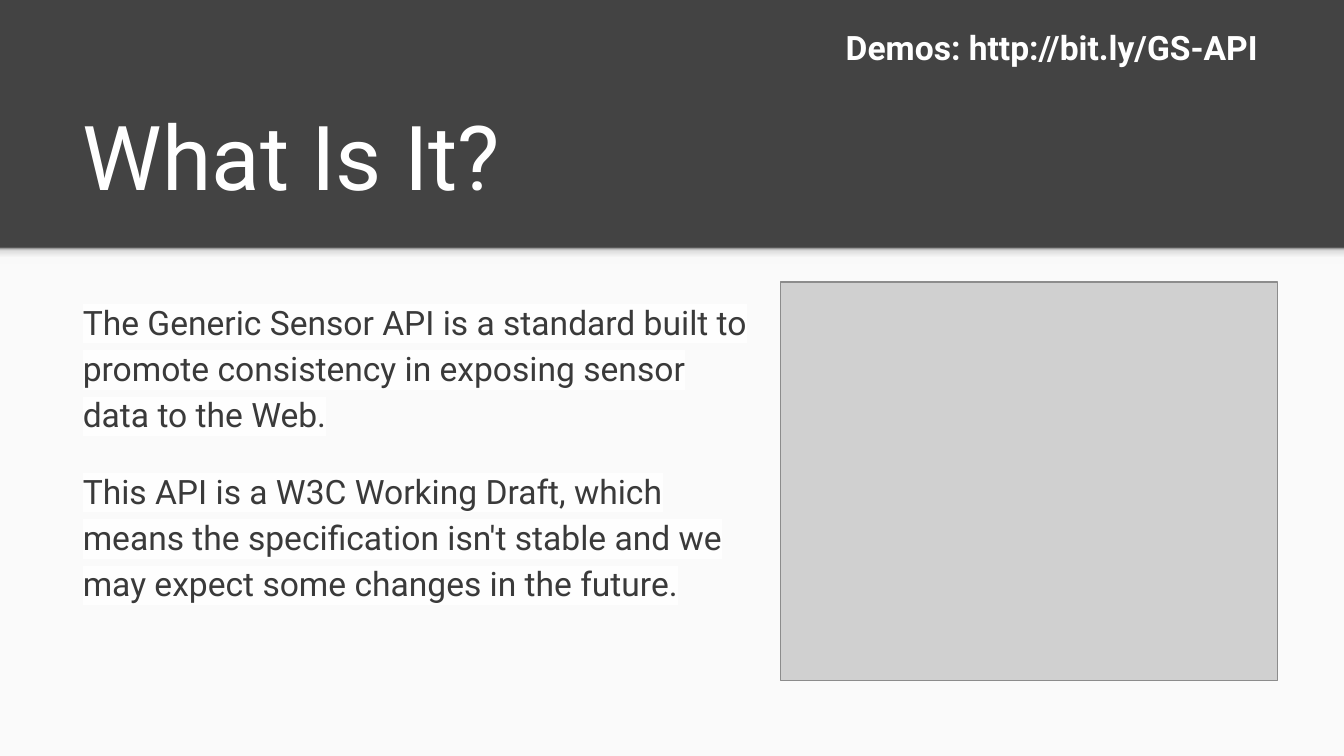
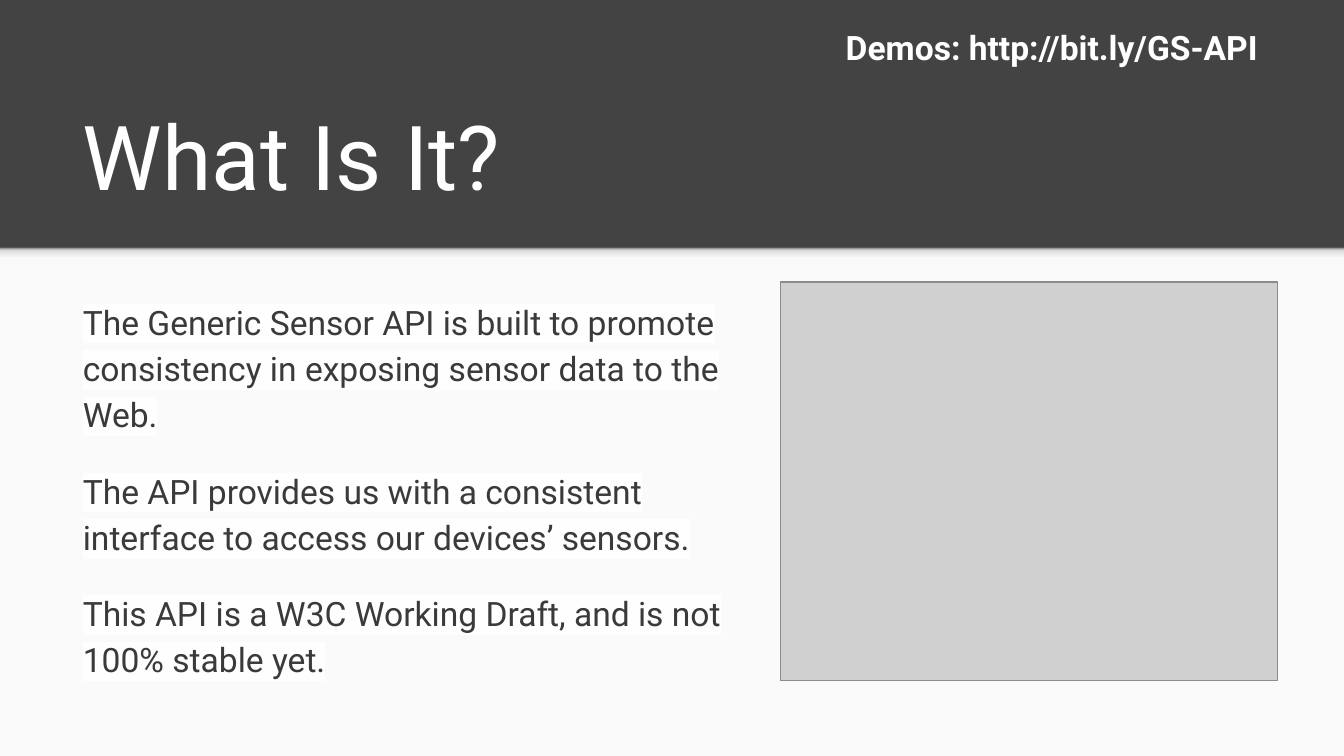
Before and after one commit to GGonryun/GenericSensorDemo, a slide deck: slide 2 of The Generic Sensor API.pptx. Drawn at 1344x756 pixels with LibreOffice and Linux fonts; fonts in the diff are those of the drawing; grey boxes stand for pictures. Boxes give left, top, right and bottom in pixels: in the first picture for what was removed or moved away, otherwise in the second. Text is boxed around its words. In the diff, an @@ line names an element or a change of style, - is before the commit and + after.

```diff
--- a/The Generic Sensor API.pptx
+++ b/The Generic Sensor API.pptx
@@ text at (83, 310, 721, 679): text changed @@
-The Generic Sensor API is a standard built to promote consistency in exposing sensor data to the Web.
-This API is a W3C Working Draft, which means the specification isn't stable and we may expect some changes in the future.
+The Generic Sensor API is built to promote consistency in exposing sensor data to the Web.
+The API provides us with a consistent interface to access our devices’ sensors.
+This API is a W3C Working Draft, and is not 100% stable yet.
```
Also in this commit, not shown: 2 other slides changed, 1 other file.
